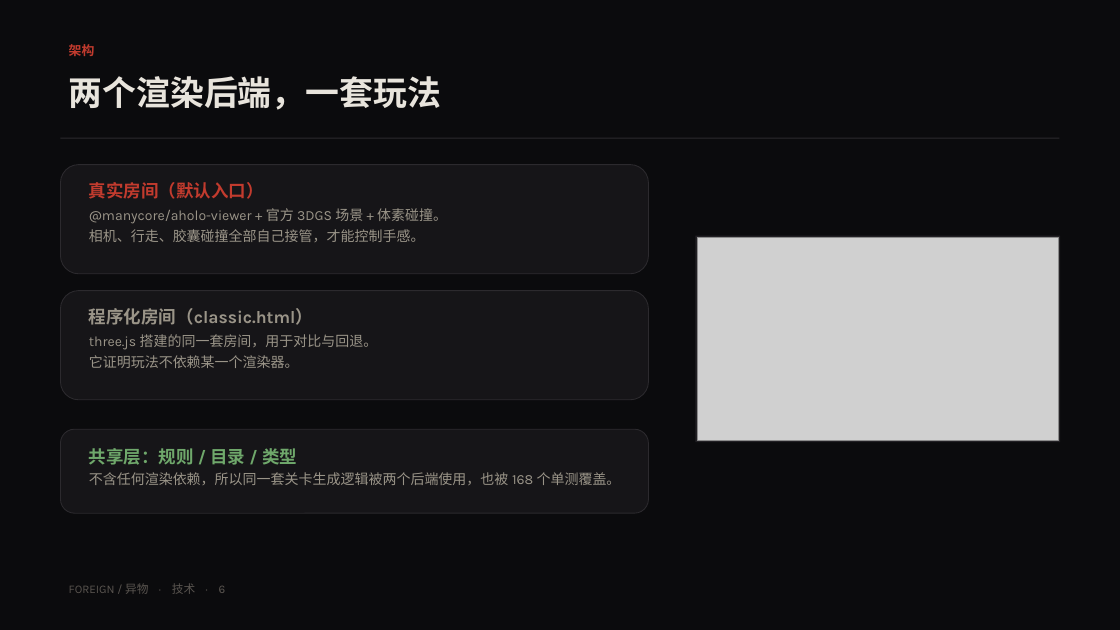
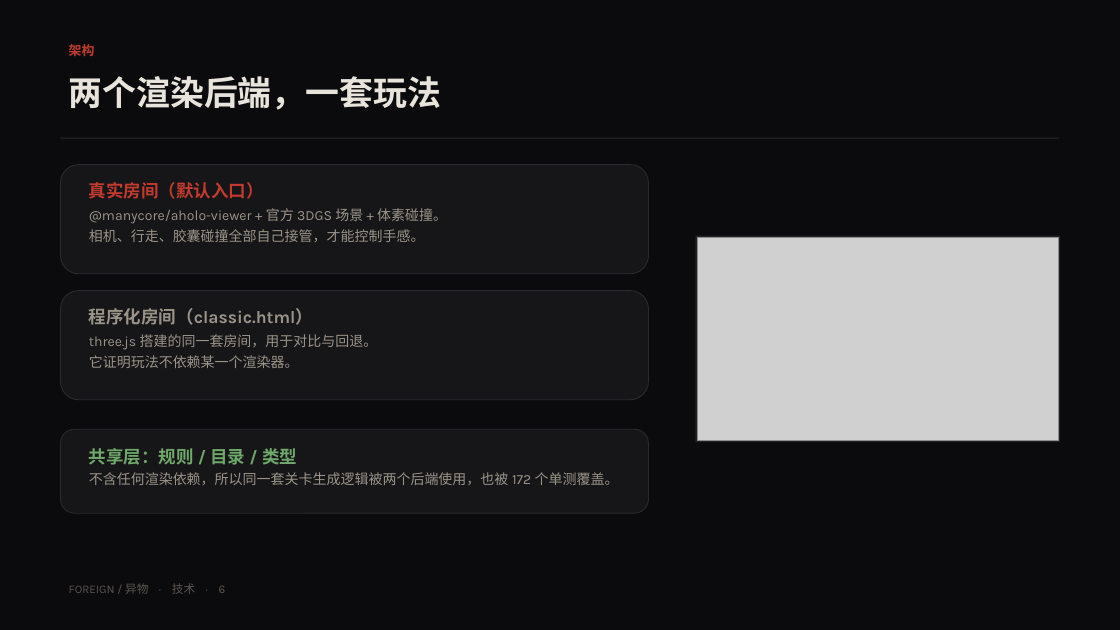
Before and after one commit to cyn-nya/foreign, a slide deck: slide 6 of artifacts/report/FOREIGN-report.pptx. Drawn at 1120x630 pixels with LibreOffice and Linux fonts; fonts in the diff are those of the drawing; grey boxes stand for pictures. Boxes give left, top, right and bottom in pixels: in the first picture for what was removed or moved away, otherwise in the second. Text is boxed around its words. In the diff, an @@ line names an element or a change of style, - is before the commit and + after.

```diff
--- a/artifacts/report/FOREIGN-report.pptx
+++ b/artifacts/report/FOREIGN-report.pptx
@@ text at [89, 472, 619, 485]: text changed @@
-不含任何渲染依赖，所以同一套关卡生成逻辑被两个后端使用，也被 168 个单测覆盖。
+不含任何渲染依赖，所以同一套关卡生成逻辑被两个后端使用，也被 172 个单测覆盖。
```
Also in this commit, not shown: 1 other slide changed, 2 other files.
